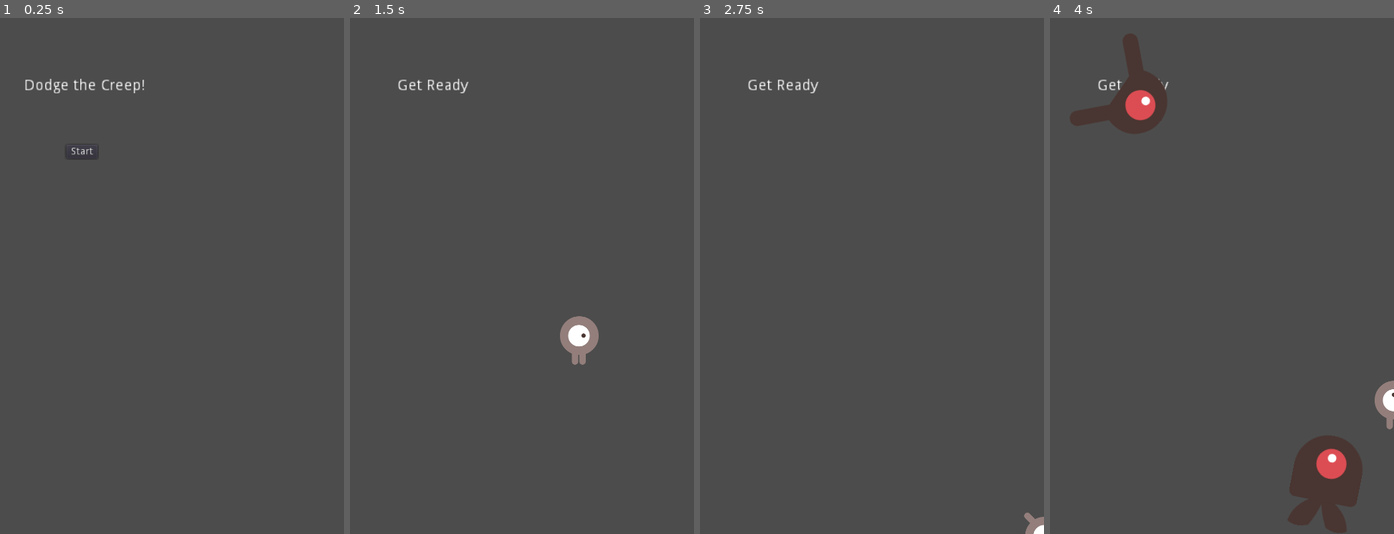
Above: before the commit, frames 1-4 (left to right).
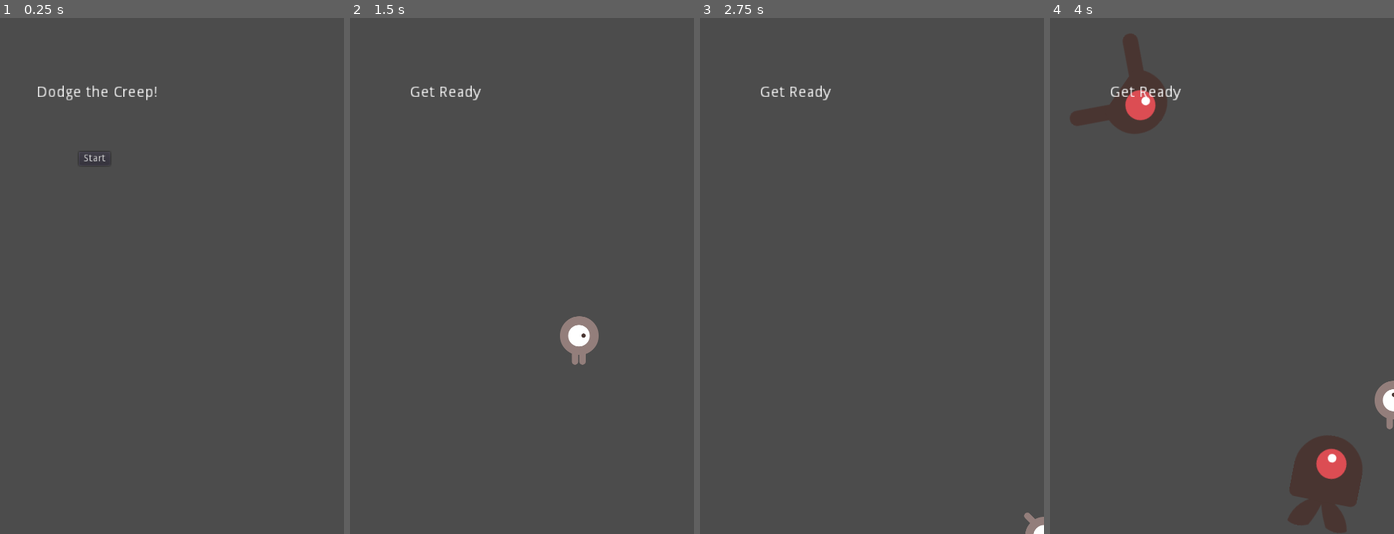
Above: after the commit, the same moments.

Repository: ilariacuccaro/dodge-the-creeps
Game: Godot game, scene res://Main.tscn
Same seed, same stepped clock (60 frames per second), same inputs: the game is played once before the commit and once after it.
Inputs:
- Up to frame 1 (0.25 s): no input
- Up to frame 2 (1.5 s): click "Start" at 0.5 s; tap Enter at 1.25 s; hold Right (ui_right) from 1.28 s (still down)
- Up to frame 3 (2.75 s): release Right (ui_right) at 2.03 s; hold Down (ui_down) from 2.03 s (still down)
- Up to frame 4 (4 s): release Down (ui_down) at 2.78 s; hold Right (ui_right) 2.78-3.53 s; hold Up (ui_up) from 3.53 s (still down)

The runs differ from the first frame. In frame 1, 0.6% of the frame differs, in the area x 7-46%, y 11-29%; in frame 2, 0.3%; in frame 3, 0.3%; in frame 4, 0.3%.

Commit message:
HUD change from Node2D to CanvasLayer

Diff:
--- a/HUD.gd
+++ b/HUD.gd
@@ -1,4 +1,4 @@
-extends Node2D
+extends CanvasLayer
 
 signal start_game
 
--- a/HUD.tscn
+++ b/HUD.tscn
@@ -4,8 +4,7 @@
 
 [sub_resource type="DynamicFont" id=1]
 
-[node name="HUD" type="Node2D"]
-position = Vector2( -17.4534, -9.52004 )
+[node name="HUD" type="CanvasLayer"]
 script = ExtResource( 1 )
 
 [node name="ScoreLabel" type="Label" parent="."]
@@ -13,10 +12,10 @@
 anchor_top = 0.5
 anchor_right = 0.5
 anchor_bottom = 0.5
-margin_left = 234.498
-margin_top = 92.0803
-margin_right = 274.498
-margin_bottom = 106.08
+margin_left = 45.9549
+margin_top = -322.096
+margin_right = 85.9549
+margin_bottom = -308.097
 rect_scale = Vector2( 3.84, 4.2 )
 custom_fonts/font = SubResource( 1 )
 text = "0
--- a/Main.tscn
+++ b/Main.tscn
@@ -21,6 +21,7 @@
 
 [node name="HUD" parent="." instance=ExtResource( 5 )]
 scale = Vector2( 0.5, 0.5 )
+transform = Transform2D( 0.5, 0, 0, 0.5, 0, 0 )
 
 [node name="MobTimer" type="Timer" parent="."]
 wait_time = 0.5
